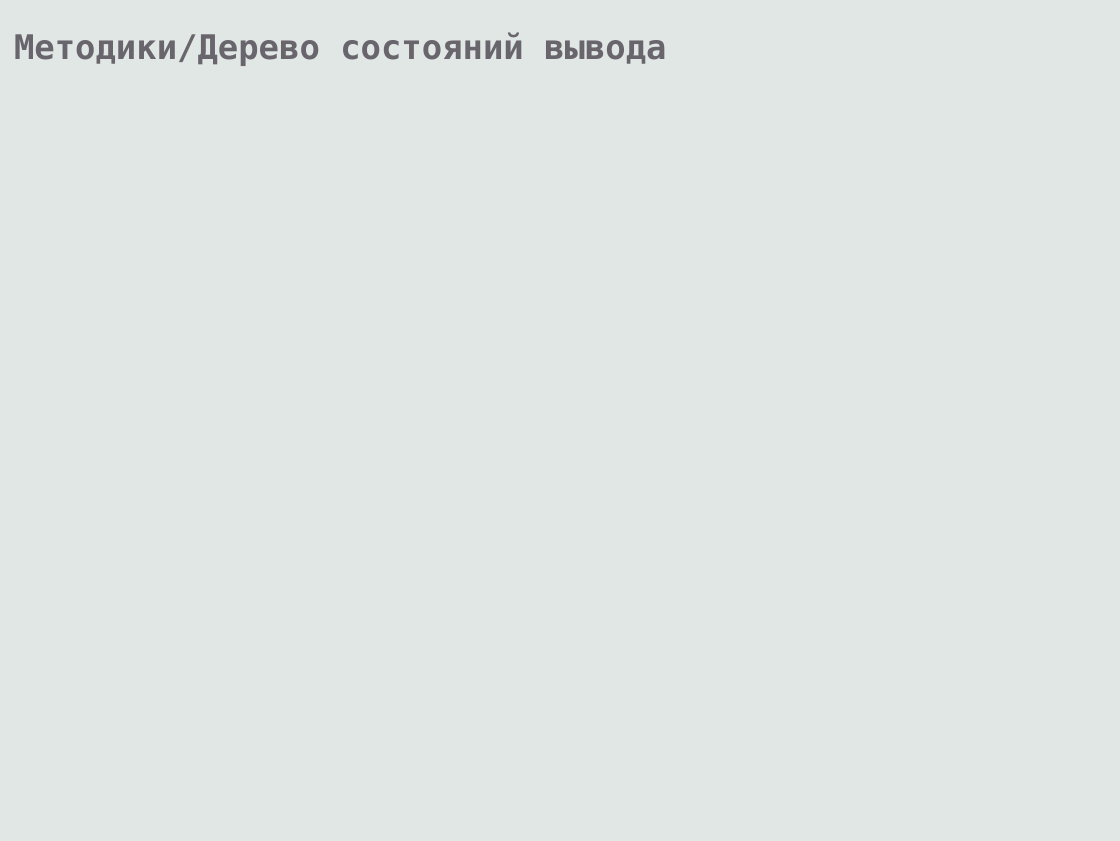
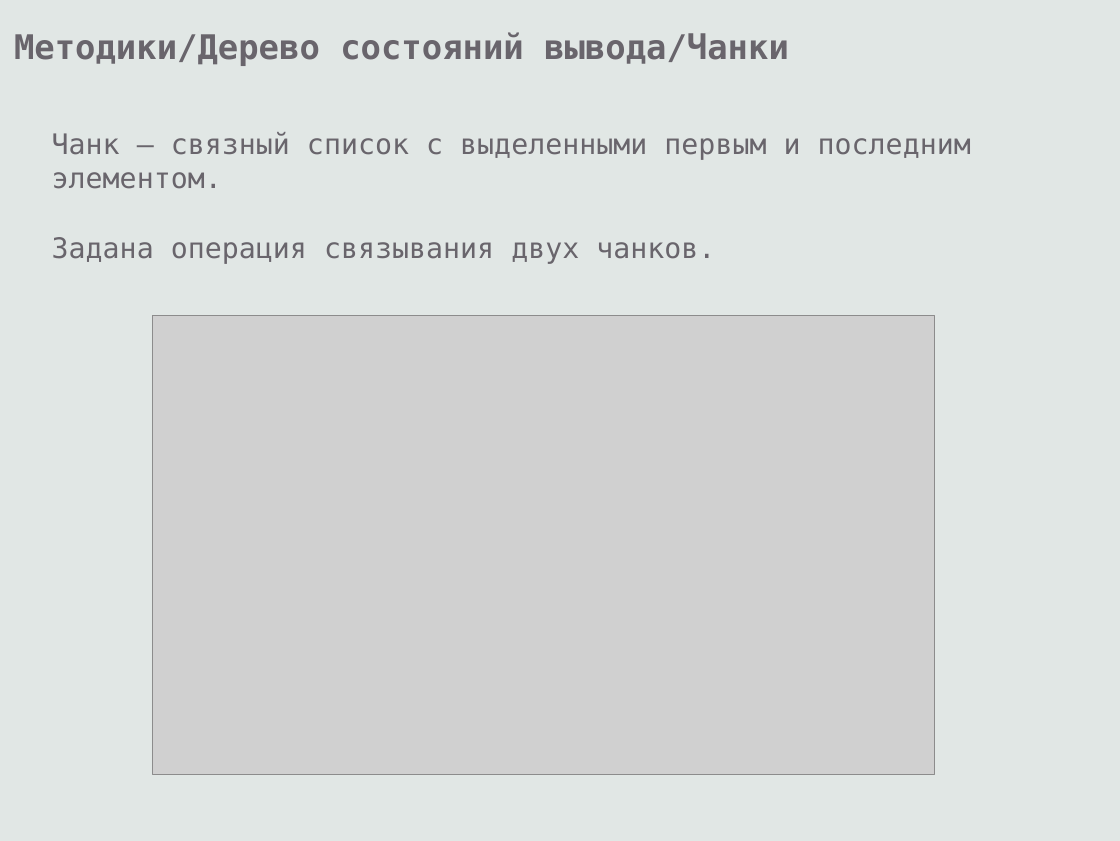
Before and after one commit to eugeneai/prisnif, a slide deck: slide 25 of brick/pres/pacman.odp (slide 23 before the commit). Drawn at 1120x841 pixels with LibreOffice and Linux fonts; fonts in the diff are those of the drawing; grey boxes stand for pictures. Boxes give left, top, right and bottom in pixels: in the first picture for what was removed or moved away, otherwise in the second. Text is boxed around its words. In the diff, an @@ line names an element or a change of style, - is before the commit and + after.

```diff
--- a/brick/pres/pacman.odp
+++ b/brick/pres/pacman.odp
@@ text at <box>14,32,789,66</box>: text changed @@
-Методики/Дерево состояний вывода
+Методики/Дерево состояний вывода/Чанки
@@ text added at <box>52,132,971,189</box>, 20 pt, text #69656C @@
+Чанк – связный список с выделенными первым и последним элементом.
@@ text added at <box>52,237,715,264</box>, 20 pt, text #69656C @@
+Задана операция связывания двух чанков.
@@ picture added at <box>152,315,935,773</box> @@
```
Also in this commit, not shown: 20 other slides changed, 7 slides added, 1 slide removed, 8 other files.
